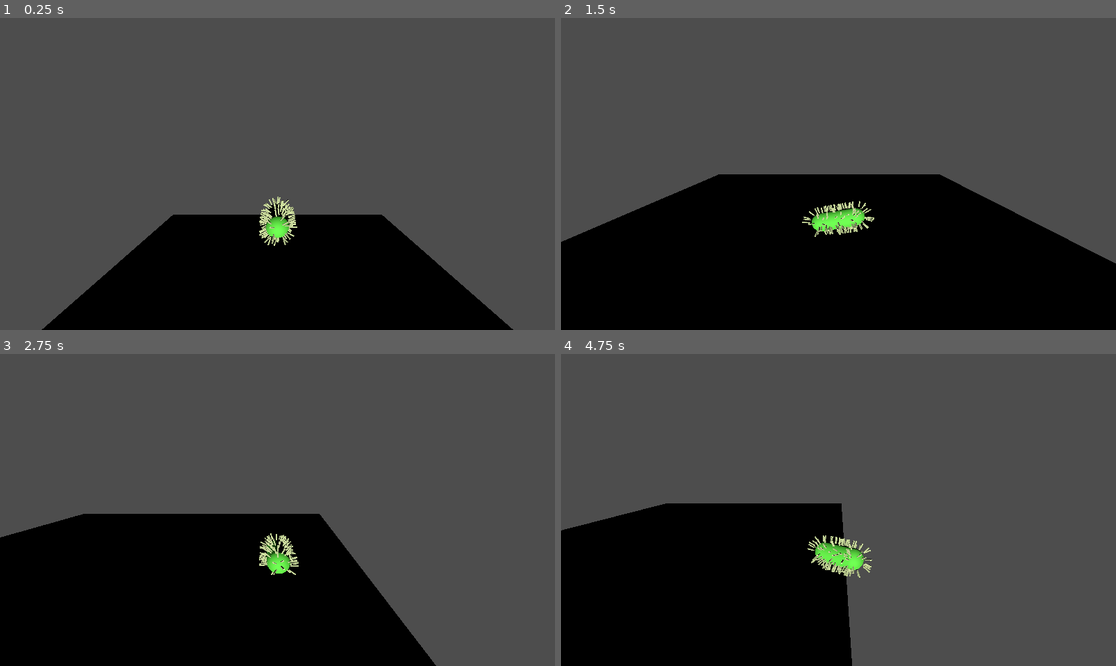
Above: before the commit, frames 1-4 (two rows, left to right).
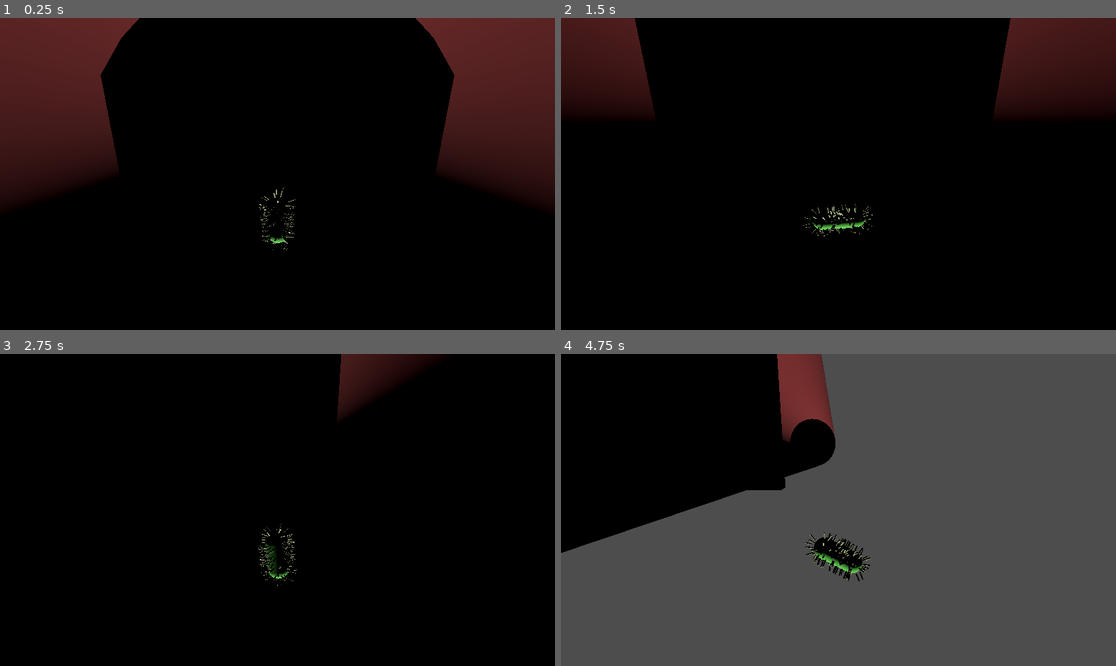
Above: after the commit, the same moments.

Repository: NR5P/bio-mission
Game: Godot game, scene res://main.tscn
The game is run twice, just before and just after one commit, with the same random seed, the same clock (stepped at 60 frames per second) and the same inputs.
Inputs:
- Up to frame 1 (0.25 s): no input
- Up to frame 2 (1.5 s): hold D 0.53-1.28 s; hold Shift 0.53-1.28 s; tap Space at 0.77 s; hold S from 1.28 s (still down); tap Shift at 1.35 s
- Up to frame 3 (2.75 s): tap Space at 1.52 s; release S at 2.03 s; hold D from 2.03 s (still down); hold Shift from 2.03 s (still down)
- Up to frame 4 (4.75 s): release D at 2.78 s; release Shift at 2.78 s; hold W 2.78-3.53 s; tap Shift at 2.85, 4.35 s; tap Space at 3.02, 3.77, 4.52 s; hold Shift 3.53-4.28 s; hold A from 3.53 s (still down)

The runs differ from the first frame. In frame 1, 78% of the frame differs, in the area x 0-100%, y 0-100%; in frame 2, 59%; in frame 3, 68%; in frame 4, 48%.

Commit message:
blood cell start

Diff:
--- a/main.tscn
+++ b/main.tscn
@@ -6,7 +6,21 @@
 
 [sub_resource type="BoxMesh" id="BoxMesh_ig7tw"]
 
+[sub_resource type="StandardMaterial3D" id="StandardMaterial3D_ig7tw"]
+cull_mode = 1
+albedo_color = Color(0.41568628, 0.101960786, 0.101960786, 1)
+roughness = 0.9
+
+[sub_resource type="CylinderMesh" id="CylinderMesh_0xm2m"]
+material = SubResource("StandardMaterial3D_ig7tw")
+top_radius = 12.0
+bottom_radius = 12.0
+height = 200.0
+radial_segments = 32
+rings = 1
+
 [node name="Main" type="Node3D"]
+transform = Transform3D(1, 0, 0, 0, -4.371139e-08, -1, 0, 1, -4.371139e-08, 0, 0, 0)
 
 [node name="DirectionalLight3D" type="DirectionalLight3D" parent="."]
 transform = Transform3D(1, 0, 0, 0, 1, 0, 0, 0, 1, -5.806635, 6.9927197, 14.312373)
@@ -26,3 +40,6 @@
 
 [node name="Bacteria" parent="." instance=ExtResource("1_ig7tw")]
 transform = Transform3D(0.92488486, -0.38024727, 0, 0.38024727, 0.92488486, 0, 0, 0, 1, 0, 5, 0)
+
+[node name="VesselVisual" type="MeshInstance3D" parent="."]
+mesh = SubResource("CylinderMesh_0xm2m")
Not shown: 1 places in main.tscn that only renumber resources
